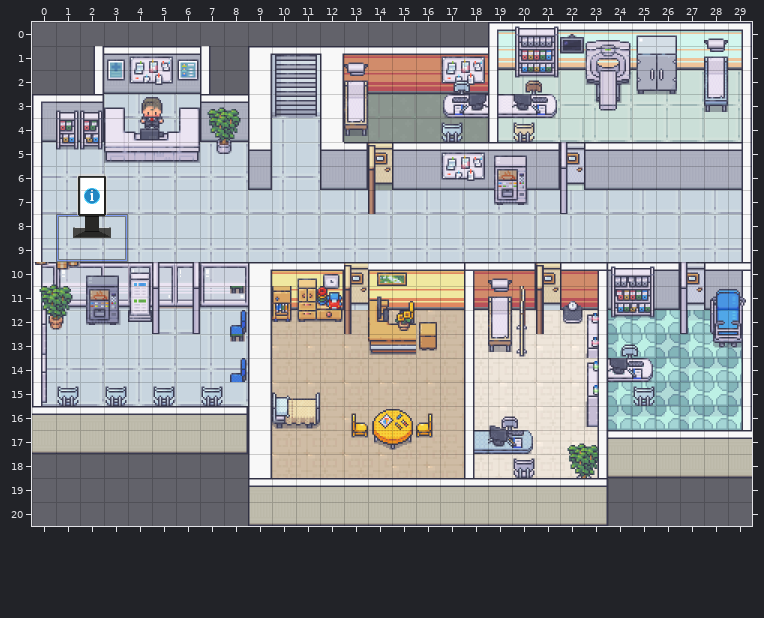
Tiled map (JSON) -- map.tmj. The first picture shows the starting point.
Cells are 32x32 px. Shown: x 0..29, y 0..20.
And afterwards:
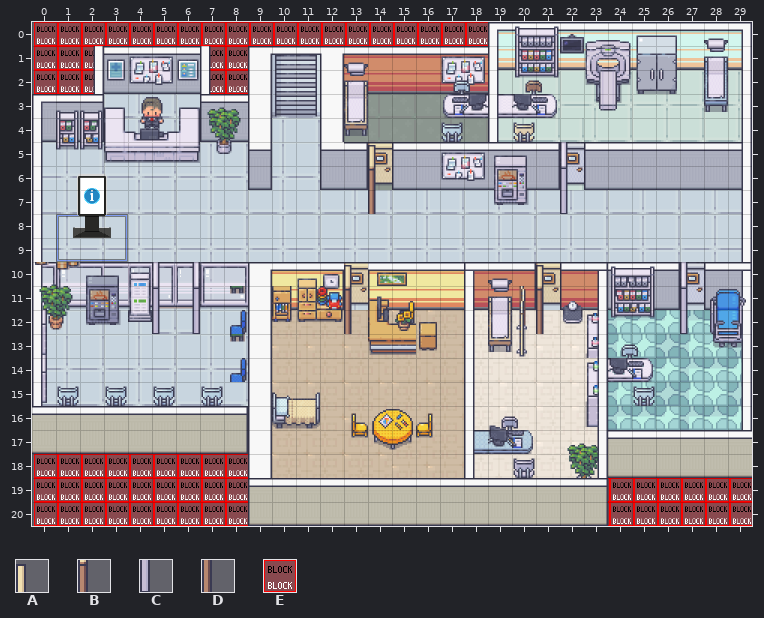
Key: from "0_Everything_2B": A 2, B 10, C 17, D 18; from "WA_Special_Zones": E 2.
_ is an empty cell, . an unchanged one.
Tiles of an added or newly shown layer are drawn over the layers below it.
Difference:
--- layer "collisions" (now shown)
@@ x 0..18 @@
- 0 ___________________
- 1 ___....__..........
- 2 ___....__..........
+ 0 EEEEEEEEEEEEEEEEEEE
+ 1 EEE....EE..........
+ 2 EEE....EE..........
@@ x 21..21 @@
-10 _
-11 _
+10 E
+11 E
@@ x 0..29 @@
-18 _________.....................
-19 _________.............._______
-20 _________.............._______
+18 EEEEEEEEE.....................
+19 EEEEEEEEE..............EEEEEEE
+20 EEEEEEEEE..............EEEEEEE
--- layer "dors/closed_dors_zone3"
@@ x 21..27 @@
-10 A......
-11 B......
-12 D.....C
+10 _......
+11 _......
+12 _....._
--- layer "dors/opened_dors_zone3"
@@ x 21..21 @@
-10 A
-11 B
-12 D
+10 _
+11 _
+12 _
Pixel boxes of the changes (left, top, right, bottom) in both pictures:
added: (34, 22, 488, 94)
changed: (543, 265, 544, 334)
removed: (687, 310, 688, 334)
added: (34, 454, 248, 526)
added: (608, 478, 752, 526)
